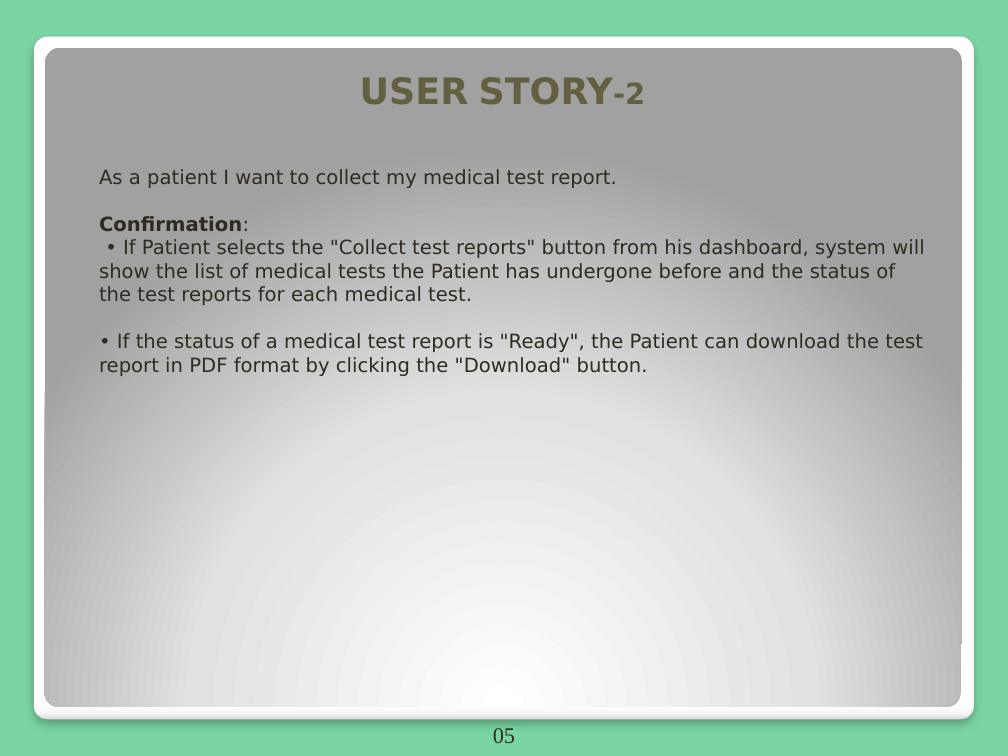
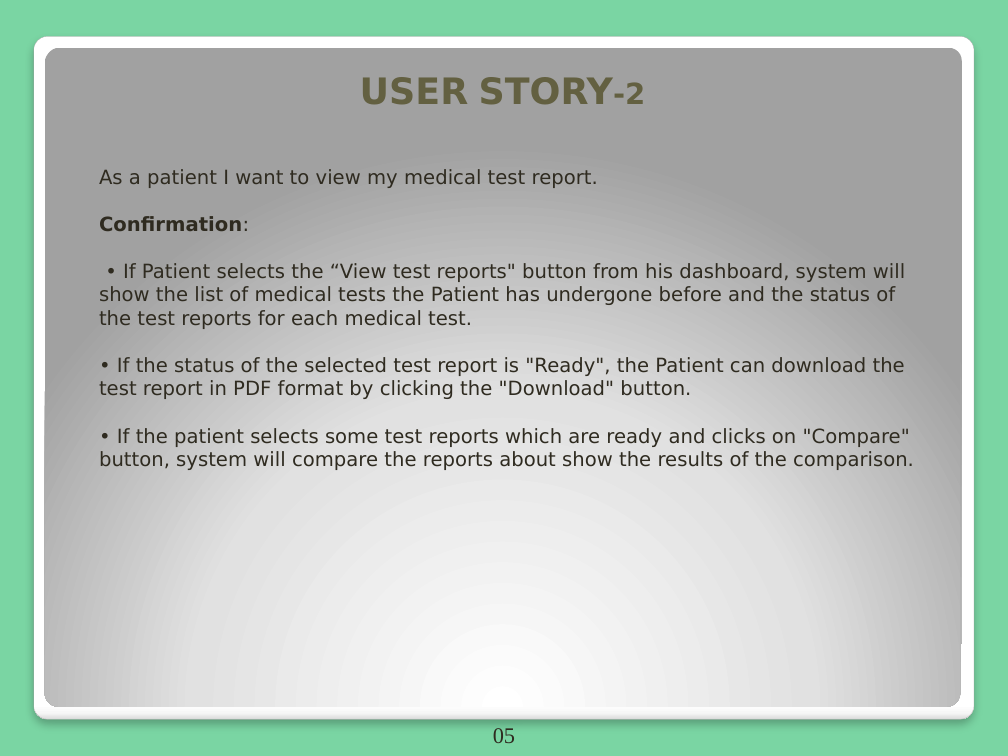
Before and after one commit to SubarnaSaha08/JUMCMS, a slide deck: slide 6 of Final Presentation.pptx. Drawn at 1008x756 pixels with LibreOffice and Linux fonts; fonts in the diff are those of the drawing. Boxes give left, top, right and bottom in pixels: in the first picture for what was removed or moved away, otherwise in the second. Text is boxed around its words. In the diff, an @@ line names an element or a change of style, - is before the commit and + after.

```diff
--- a/Final Presentation.pptx
+++ b/Final Presentation.pptx
@@ text at bbox=[99, 169, 598, 188]: text changed @@
-As a patient I want to collect my medical test report.
+As a patient I want to view my medical test report.
@@ text at bbox=[99, 263, 914, 470]: text changed @@
-• If Patient selects the "Collect test reports" button from his dashboard, system will show the list of medical tests the Patient has undergone before and the status of the test reports for each medical test.
-• If the status of a medical test report is "Ready", the Patient can download the test report in PDF format by clicking the "Download" button.
+• If Patient selects the “View test reports" button from his dashboard, system will show the list of medical tests the Patient has undergone before and the status of the test reports for each medical test.
+• If the status of the selected test report is "Ready", the Patient can download the test report in PDF format by clicking the "Download" button.
+• If the patient selects some test reports which are ready and clicks on "Compare" button, system will compare the reports about show the results of the comparison.
```
